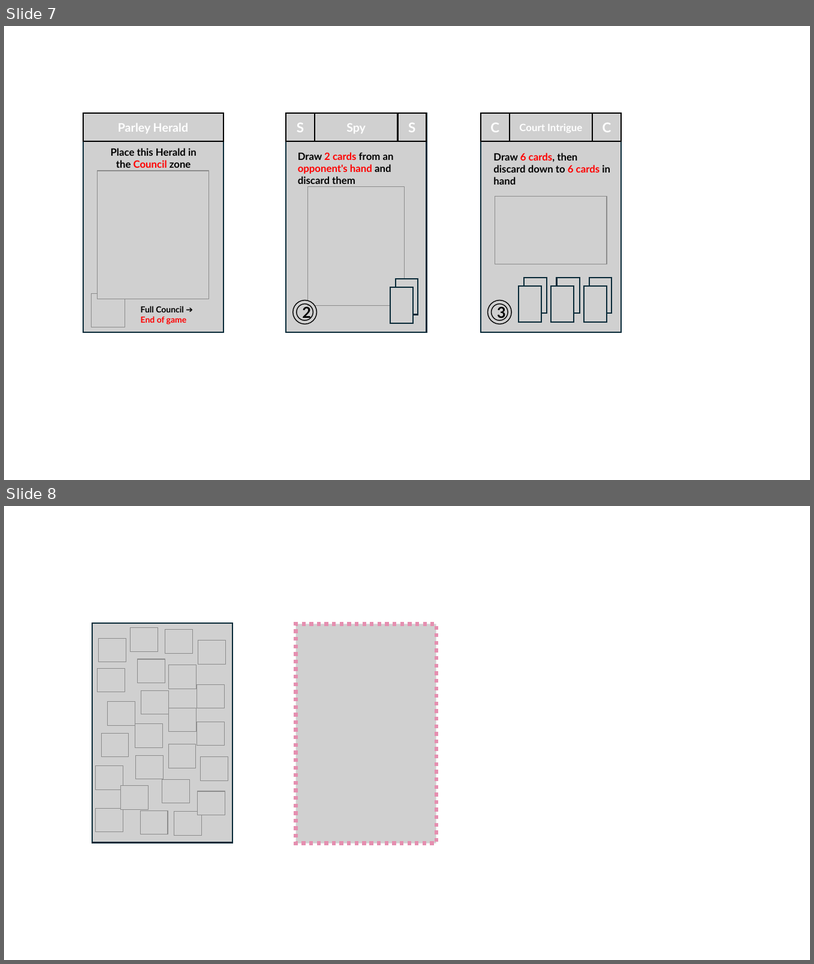
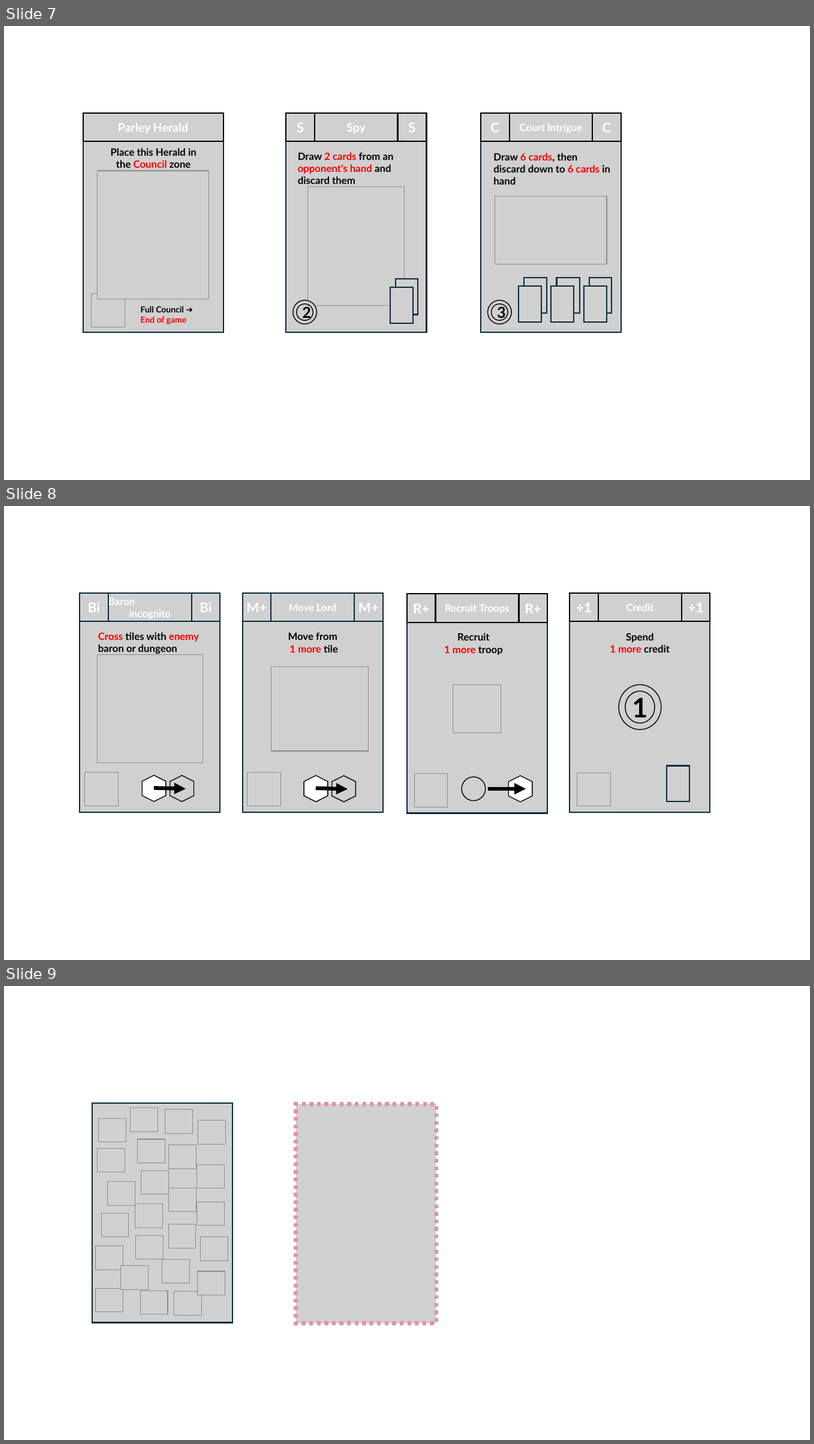
Before and after one commit to LucasBorboleta/Terre-de-Barons, a slide deck: pictures/Deck-en/Deck-en.pptx. Shown one above the other, each under a label of ours: slides 7 and 8 before the commit, slides 7, 8 and 9 after it. The pictures are 814x964 and 814x1444 pixels, drawn with LibreOffice and Linux fonts; fonts in the diff are those of the drawing; grey boxes stand for pictures. Boxes give left, top, right and bottom in pixels: in the first picture for what was removed or moved away, otherwise in the second. Text is boxed around its words. In the diff, an @@ line names an element or a change of style, - is before the commit and + after.

```diff
--- a/pictures/Deck-en/Deck-en.pptx
+++ b/pictures/Deck-en/Deck-en.pptx
@@ slide 8 added at [4, 506, 810, 960], background #FFFFFF @@
@@ group added at [80, 593, 220, 812]: 7 pictures, 1 hexagon, 1 arrow, 1 text @@
+Cross tiles with enemy baron or dungeon
+Bi
+Baron
+incognito
+Bi
@@ group added at [242, 593, 383, 812]: 7 pictures, 1 hexagon, 1 arrow, 1 text @@
+Move from
+1 more tile
+M+
+Move Lord
+M+
@@ group added at [408, 594, 548, 813]: 7 pictures, 1 hexagon, 1 arrow, 1 text @@
+Recruit
+1 more troop
+R+
+R+
+Recruit Troops
@@ group added at [570, 593, 711, 812]: 7 pictures, 1 text @@
+Spend
+1 more credit
++1
++1
+Credit
+1
@@ what was slide 8 is now slide 9 @@
```
Also in this commit, not shown: 8 other files.
